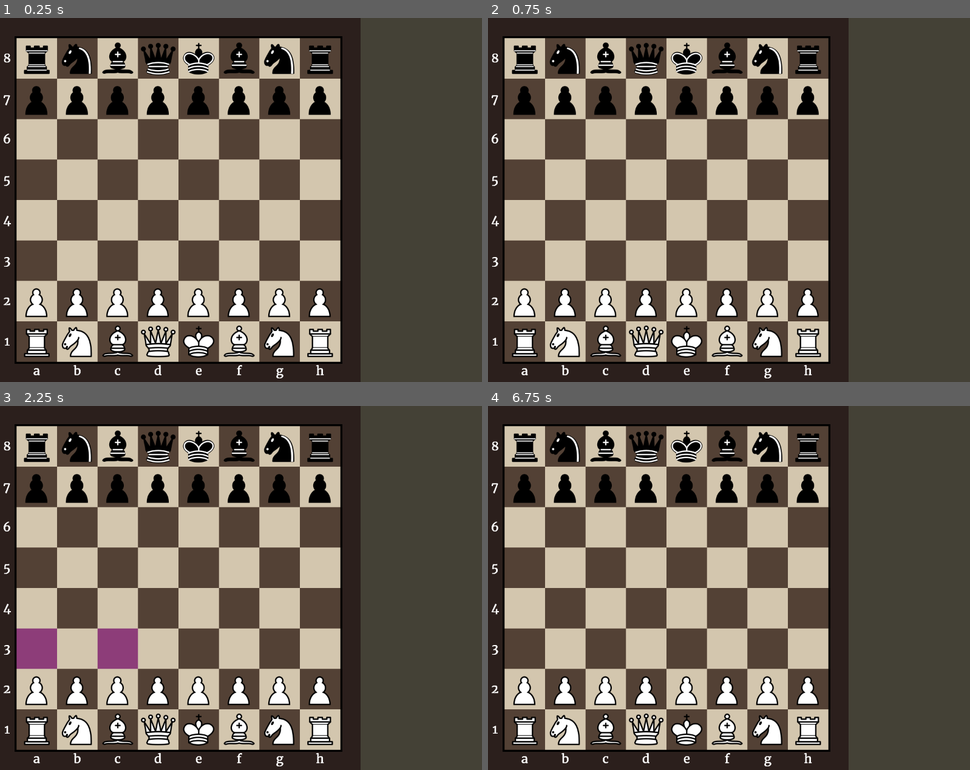
Above: before the commit, frames 1-4 (two rows, left to right).
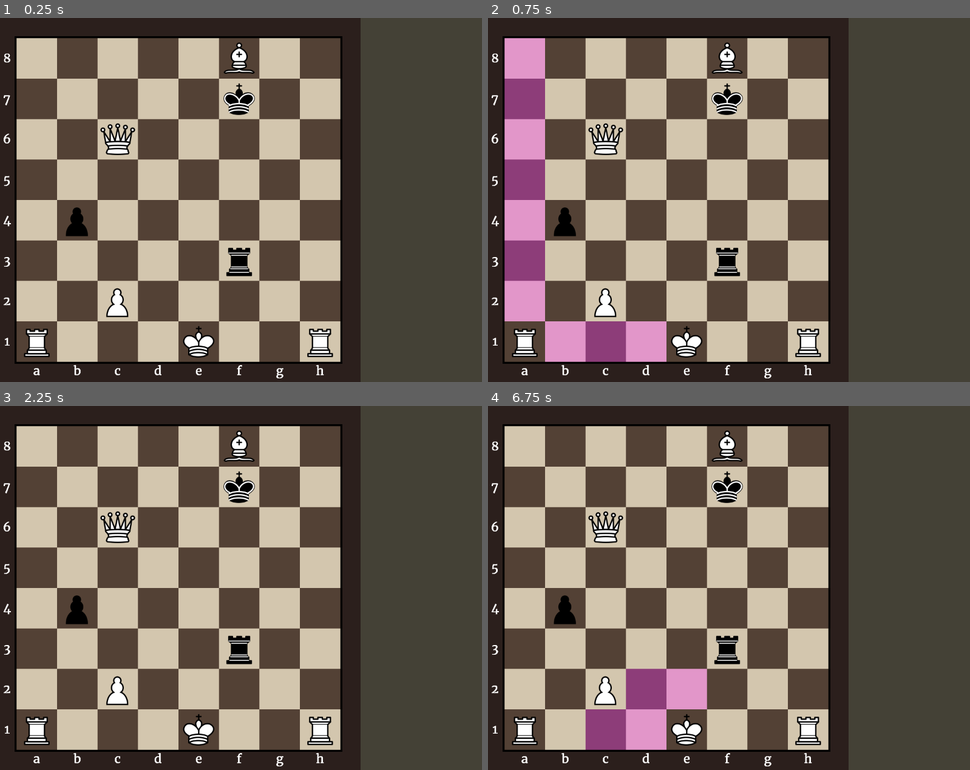
Above: after the commit, the same moments.

Repository: Hunter-1/Godot-Chess
Game: Godot game, scene res://game.tscn
The game is run twice, just before and just after one commit, with the same random seed, the same clock (stepped at 60 frames per second) and the same inputs.
Inputs (mouse positions are in pixels of both pictures, inside the frame that each line leads up to):
- Up to frame 1 (0.25 s): no input
- Up to frame 2 (0.75 s): tap Enter at 0.5 s; move the mouse to (526, 341) at 0.52 s; press the mouse at (526, 341) at 0.53 s
- Up to frame 3 (2.25 s): tap Space at 1.25 s; release the mouse at (38, 729) at 1.28 s; click (38, 729) at 1.35 s; tap Enter at 2 s; move the mouse to (77, 729) at 2.02 s; press the mouse at (77, 729) at 2.03 s
- Up to frame 4 (6.75 s): tap Space at 2.75, 4.25 s; release the mouse at (565, 729) at 2.78 s; click (565, 729) at 2.85 s; tap Enter at 3.5 s; move the mouse to (603, 729) at 3.52 s; press the mouse at (603, 729) at 3.53 s; release the mouse at (603, 729) at 4.28 s; click (603, 729) at 4.35 s; move the mouse to (647, 729) at 5.02 s; press the mouse at (647, 729) at 5.03 s; release the mouse at (647, 729) at 5.78 s; click (647, 729) at 5.85 s; move the mouse to (685, 729) at 6.52 s; press the mouse at (685, 729) at 6.53 s

The runs differ from the first frame. In frame 1, 8.7% of the frame differs, in the area x 4-70%, y 6-94%; in frame 2, 16%, in the area x 3-70%, y 5-95%; in frame 3, 11%; in frame 4, 11%.

Commit message:
Added Turn Count And Check

Diff:
--- a/board.gd
+++ b/board.gd
@@ -5,12 +5,17 @@
 
 var log_entry_load = preload("res://log_entry.tscn")
 var log_entry
+
+var turn_count:int = 0
 
 var is_piece_picked_up: bool = false
 var picked_up_boardPosition: Vector2i
 var picked_up_piece
 var piece_to_promote_position: Vector2i
 var promotion
+
+var white_in_check: bool = false
+var black_in_check: bool = false
 
 var sounds = [
 	preload("res://art/sound1.wav"),
@@ -46,7 +51,7 @@
 			add_child(letMarking)
 
 		Squares.append(row)
-	starting_positions()
+	test_positions()
 	reset_moves()
 	reset_moves()
 
@@ -128,6 +133,7 @@
 	add_piece(create_piece(4,0),0,0)
 	add_piece(create_piece(5,1),3,1)
 	add_piece(create_piece(5,0),1,2)
+	add_piece(create_piece(0,1),6,5)
 
 func move_piece(oldRow: int, oldCol: int, newRow: int, newCol: int):
 	add_piece(remove_piece(oldRow,oldCol),newRow, newCol)
@@ -186,8 +192,9 @@
 	log_entry = log_entry_load.instantiate()
 	log_entry.create_entry(picked_up_piece.get_pieceColor(),picked_up_piece.get_pieceType(),picked_up_boardPosition,newBoardPosition)
 	if !_check_if_promotion(newBoardPosition):
+		_after_place_piece()
 		$Log.append_log(log_entry)
-		_after_place_piece()
+
 
 func _on_square_capture_piece(newBoardPosition: Vector2i):
 	capture_piece(
@@ -199,8 +206,9 @@
 	log_entry.create_entry(picked_up_piece.get_pieceColor(),picked_up_piece.get_pieceType(),picked_up_boardPosition,newBoardPosition)
 	log_entry.set_capture(true)
 	if !_check_if_promotion(newBoardPosition):
+		_after_place_piece()
 		$Log.append_log(log_entry)
-		_after_place_piece()
+
 
 func _check_if_promotion(newBoardPosition: Vector2i):
 	var piece = Squares[newBoardPosition.y][newBoardPosition.x].get_piece()
@@ -219,10 +227,10 @@
 func _on_promote(color, type):
 	remove_piece(piece_to_promote_position.y,piece_to_promote_position.x)
 	add_piece(create_piece(type,color),piece_to_promote_position.y,piece_to_promote_position.x)
+	_after_place_piece()
 	log_entry.set_promotionPieceType(type)
 	$Log.append_log(log_entry)
 	remove_child(promotion)
-	reset_moves()
 	get_tree().call_group("squares", "set_active",true)
 
 
@@ -236,9 +244,10 @@
 	newBoardPosition.x)
 	log_entry = log_entry_load.instantiate()
 	log_entry.create_entry(picked_up_piece.get_pieceColor(),picked_up_piece.get_pieceType(),picked_up_boardPosition,newBoardPosition)
+	_after_place_piece()
 	log_entry.set_capture(true)
 	$Log.append_log(log_entry)
-	_after_place_piece()
+
 
 func _on_castle(newBoardPosition: Vector2i, castle_count: int):
 	var difference = picked_up_boardPosition - newBoardPosition
@@ -259,25 +268,47 @@
 	newBoardPosition.x + direction)
 	log_entry = log_entry_load.instantiate()
 	log_entry.create_entry(picked_up_piece.get_pieceColor(),picked_up_piece.get_pieceType(),picked_up_boardPosition,newBoardPosition)
+	_after_place_piece()
 	log_entry.set_castle_count(castle_count)
 	$Log.append_log(log_entry)
-	_after_place_piece()
+
 
 func _after_place_piece():
 	play_random_sound()
-	picked_up_piece.set_is_picked_up(false)
-	picked_up_piece.set_has_moved(true)
+	if picked_up_piece != null:
+		picked_up_piece.set_is_picked_up(false)
+		picked_up_piece.set_has_moved(true)
 	is_piece_picked_up = false
 	picked_up_boardPosition = Vector2i.ZERO
 	reset_moves()
 	reset_moves()
 	picked_up_piece = null
+	increment_turn_count()
 	get_tree().call_group("squares", "set_is_second_pick",false)
 	get_tree().call_group("squares", "set_is_pickable",false)
 	get_tree().call_group("squares", "set_is_en_passant",false)
 	get_tree().call_group("squares", "set_castle_count",0)
-
-
+	get_tree().call_group("squares", "increment_turn_count")
+	check_check()
+
+func increment_turn_count():
+	turn_count += 1
+
+func check_check():
+	var squares = get_tree().get_nodes_in_group("squares")
+	for square in squares:
+		if square.get_piece() != null:
+			var piece = square.get_piece()
+			if piece.get_pieceType() == 0:
+				var color = piece.get_pieceColor()
+				if square.get_threatened_by_opposite(color):
+					set_check(color,true)
+
+func set_check(color: int, boolean: bool):
+	if color == 0:
+		white_in_check = boolean
+	if color == 1:
+		black_in_check = boolean
 
 func reset_moves():
 	get_tree().call_group("pieces", "empty_legal_moves")
--- a/log.gd
+++ b/log.gd
@@ -12,8 +12,6 @@
 	emit_signal("updated",log_entry.print_string())
 	display_entries.append(log_entry.print_string())
 
-	print(log_entry.print_string())
-
 func latest_log():
 	if (log_entries.size() > 0):
 		return log_entries[log_entries.size()-1]
--- a/square.gd
+++ b/square.gd
@@ -27,6 +27,7 @@
 var threatened_by_black: bool = false
 
 var active: bool = true
+var turn_count: int = 0
 
 func initialize(row: int, col: int):
 	boardPosition = Vector2i(col,row)
@@ -81,6 +82,9 @@
 func set_threatened_by_black(boolean:bool):
 	threatened_by_black = boolean
 
+func increment_turn_count():
+	turn_count += 1
+
 func get_threatened_by_white():
 	return threatened_by_white
 
@@ -98,10 +102,11 @@
 	if event.is_action_pressed("Click") && active:
 		if !is_second_pick:
 			if piece != null:
-				piece.set_is_picked_up(true)
-				emit_signal("piece_clicked",boardPosition,piece)
+				if turn_count % 2 == piece.get_pieceColor():
+					piece.set_is_picked_up(true)
+					emit_signal("piece_clicked",boardPosition,piece)
 			else:
-				print(boardPosition)
+				pass
 		else:
 			if (is_pickable):
 				if (piece == null):
